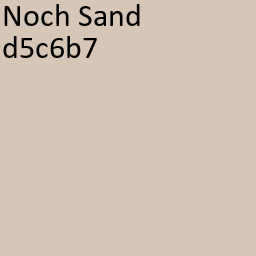
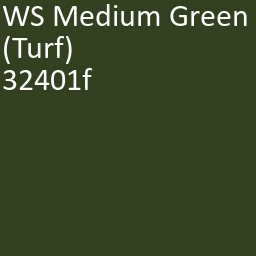
Layered file, before and after one edit (256px x 256px). Changes by layer:
renamed "Noch Sand ..." to "WS Medium Green ...", painted on it over bbox(2, 4, 247, 90)
painted on "Achtergrond" over bbox(0, 0, 256, 256)
